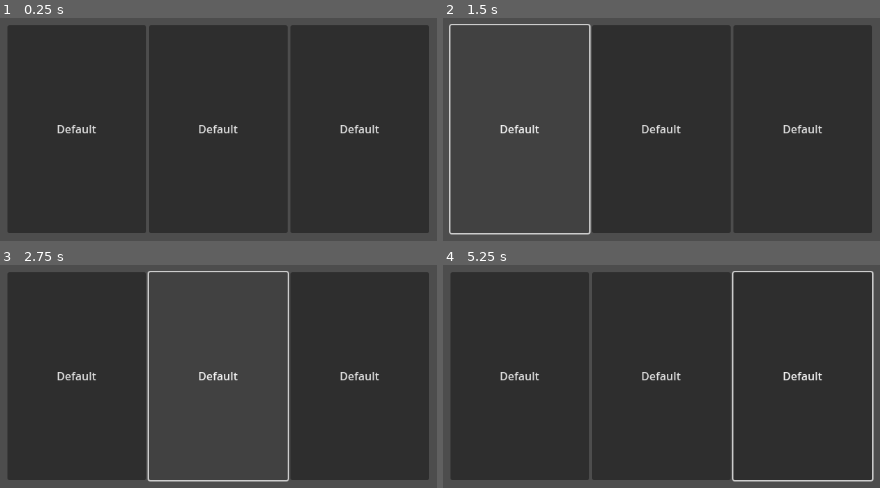
Above: before the commit, frames 1-4 (two rows, left to right).
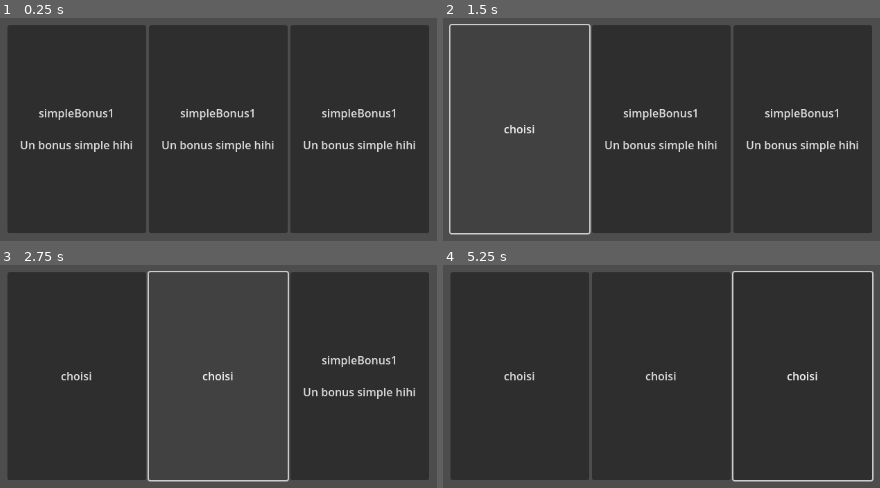
Above: after the commit, the same moments.

Repository: iceknith/Organ-Gambler-Full
Game: Godot game, scene res://src/game_scenes/bonus/bonus.tscn
Two runs of this game, one before a commit and one after it. Both use one fixed random seed, a clock stepped at 60 frames per second and the inputs below. This scene is started directly instead of the project's main scene.
Inputs (mouse positions are in pixels of both pictures, inside the frame that each line leads up to):
- Up to frame 1 (0.25 s): no input
- Up to frame 2 (1.5 s): click "Default" (after the commit: "simpleBonus1 Un bonus simple …") at 0.5 s; click "Default" (after the commit: "choisi") at 1.25 s
- Up to frame 3 (2.75 s): click (218, 376) at 2 s, where only the run before the commit has a clickable "Default"
- Up to frame 4 (5.25 s): click (661, 376) at 2.75 s, where only the run after the commit has a clickable "choisi"; click (801, 376) at 3.5 s, where only the run before the commit has a clickable "Default"; click (801, 376) at 4.25 s, where only the run after the commit has a clickable "choisi"; tap Enter (ui_accept) at 5 s; move the mouse to (outside the picture) at 5.02 s; hold D from 5.03 s (still down); hold Shift from 5.03 s (still down); click (outside the picture) at 5.17 s

The runs differ from the first frame. In frame 1, 3.2% of the frame differs, in the area x 4-95%, y 40-61%; in frame 2, 2.4%; in frame 3, 1.5%; in frame 4, 0.7%.

Commit message:
working bonus

Diff:
--- a/src/game_scenes/bonus/bonus_button/bonus_button.gd
+++ b/src/game_scenes/bonus/bonus_button/bonus_button.gd
@@ -10,13 +10,18 @@
 
 signal bonus_change
 
+signal bonus_chosen
 
 
 func _ready():
 	bonus_change.connect(display)
 
 
+func display(new_bonus) -> void:
+	if new_bonus != null:
+		text = "{0}\n\n{1}".format([new_bonus.name, new_bonus.description])
 
-func display() -> void:
+func _pressed() -> void:
 	if bonus != null:
-		text = "{0}\n\n{1}".format([bonus.name, bonus.description])
+		bonus_chosen.emit(bonus)
+		text = "choisi"
--- a/src/game_scenes/bonus/bonus_button/bonus_button.tscn
+++ b/src/game_scenes/bonus/bonus_button/bonus_button.tscn
@@ -4,6 +4,5 @@
 
 [node name="BonusButton" type="Button"]
 custom_minimum_size = Vector2(200, 300)
-tooltip_text = "Default"
 text = "Default"
 script = ExtResource("1_qujmp")
--- a/src/game_scenes/bonus/bonus_selection.gd
+++ b/src/game_scenes/bonus/bonus_selection.gd
@@ -28,6 +28,7 @@
 	random_bonus = BonusLoader.get_random_object()
 	slot = bonus_choices[index]
 	slot.set("bonus",random_bonus)
+	print(random_bonus,slot.bonus)
 
 func reroll():
 	for index in range(bonus_choice_number):
Not shown, changed: addons/resources_spreadsheet_view/saved_state.json
